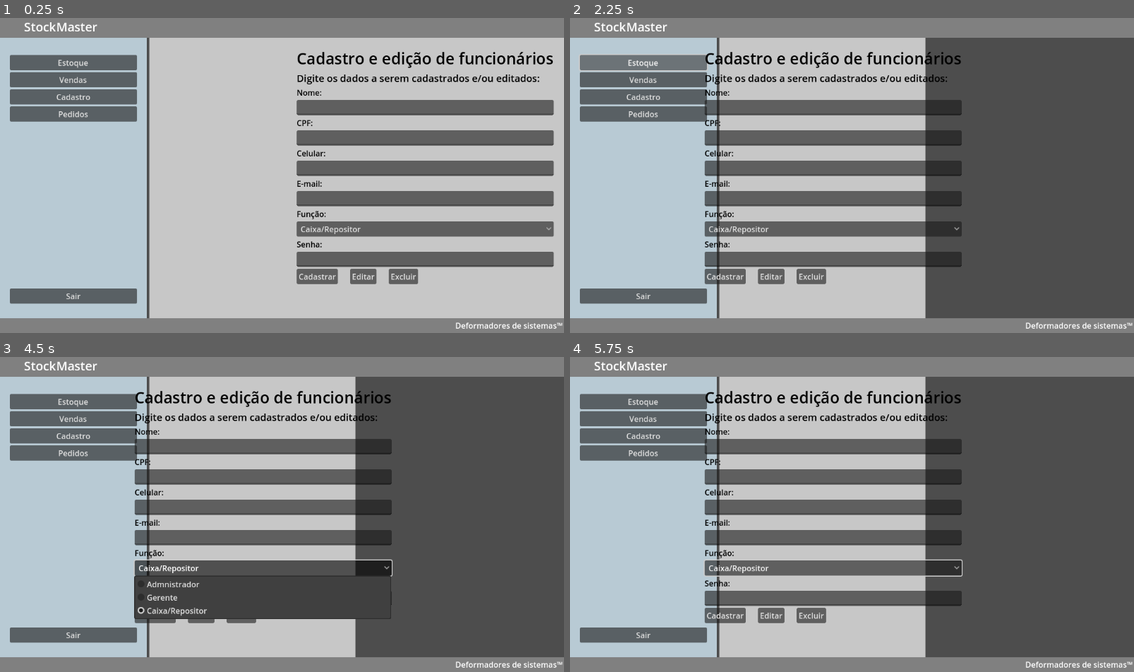
Above: before the commit, frames 1-4 (two rows, left to right).
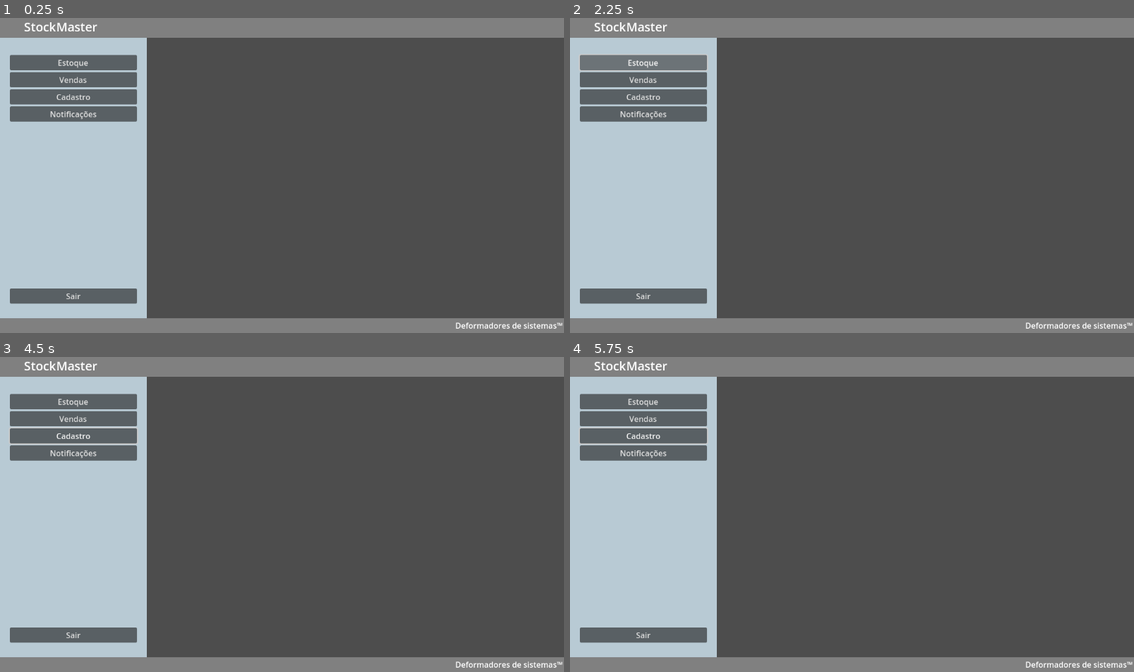
Above: after the commit, the same moments.

Repository: Jeday03/Sistema-De-Inventario-Modeladgem-De-Sistemas
Game: Godot game, scene res://Scenes/DefaultPage2.tscn
Two runs of this game, one before a commit and one after it. Both use one fixed random seed, a clock stepped at 60 frames per second and the inputs below. This scene is started directly instead of the project's main scene.
Inputs (mouse positions are in pixels of both pictures, inside the frame that each line leads up to):
- Up to frame 1 (0.25 s): no input
- Up to frame 2 (2.25 s): click (643, 112) at 0.5 s, where only the run before the commit has a clickable "Pedidos"; click (643, 112) at 1.25 s, where only the run after the commit has a clickable "Notificações"; click "Estoque" at 2 s
- Up to frame 3 (4.5 s): click "Vendas" at 2.75 s; click "Cadastro" at 3.5 s; click (265, 568) at 4.25 s, where only the run before the commit has a clickable "Caixa/Repositor"
- Up to frame 4 (5.75 s): click (722, 615) at 5 s, where only the run before the commit has a clickable "Cadastrar"

The runs differ from the first frame. In frame 1, 52% of the frame differs, in the area x 8-100%, y 6-96%; in frame 2, 25%; in frame 3, 22%; in frame 4, 25%.

Commit message:
Altera botões da defaultPage2

Diff:
--- a/stockmastergodot2/Scenes/DefaultPage2.tscn
+++ b/stockmastergodot2/Scenes/DefaultPage2.tscn
@@ -1,7 +1,6 @@
-[gd_scene load_steps=3 format=3 uid="uid://kmqmxm1dioua"]
+[gd_scene load_steps=2 format=3 uid="uid://kmqmxm1dioua"]
 
 [ext_resource type="Script" uid="uid://cu2d6ncr24eja" path="res://Scripts/DefaultPage.gd" id="1_oxy3b"]
-[ext_resource type="PackedScene" uid="uid://flpa1v0if7uv" path="res://Scenes/CadastroFuncionario.tscn" id="2_4tmdg"]
 
 [node name="DefaultPage" type="Control"]
 layout_mode = 3
@@ -83,10 +82,9 @@
 text = "Cadastro
 "
 
-[node name="PedidosButton" type="Button" parent="MainFrame/Sidebar/MarginContainer/VBoxContainer"]
+[node name="NotificacoesButton" type="Button" parent="MainFrame/Sidebar/MarginContainer/VBoxContainer"]
 layout_mode = 2
-text = "Pedidos
-"
+text = "Notificações"
 
 [node name="LogoutButton" type="Button" parent="MainFrame/Sidebar/MarginContainer/VBoxContainer"]
 layout_mode = 2
@@ -99,9 +97,6 @@
 size_flags_horizontal = 3
 theme_override_constants/margin_top = 44
 theme_override_constants/margin_bottom = 25
-
-[node name="Control" parent="MainFrame/MarginContainer" instance=ExtResource("2_4tmdg")]
-layout_mode = 2
 
 [node name="Footer" type="ColorRect" parent="."]
 z_index = 1
